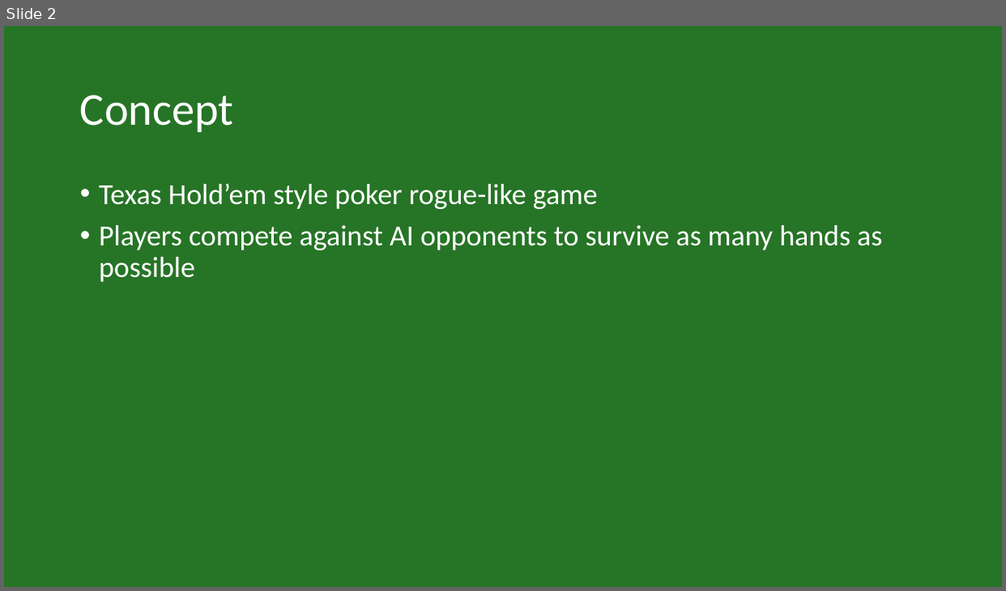
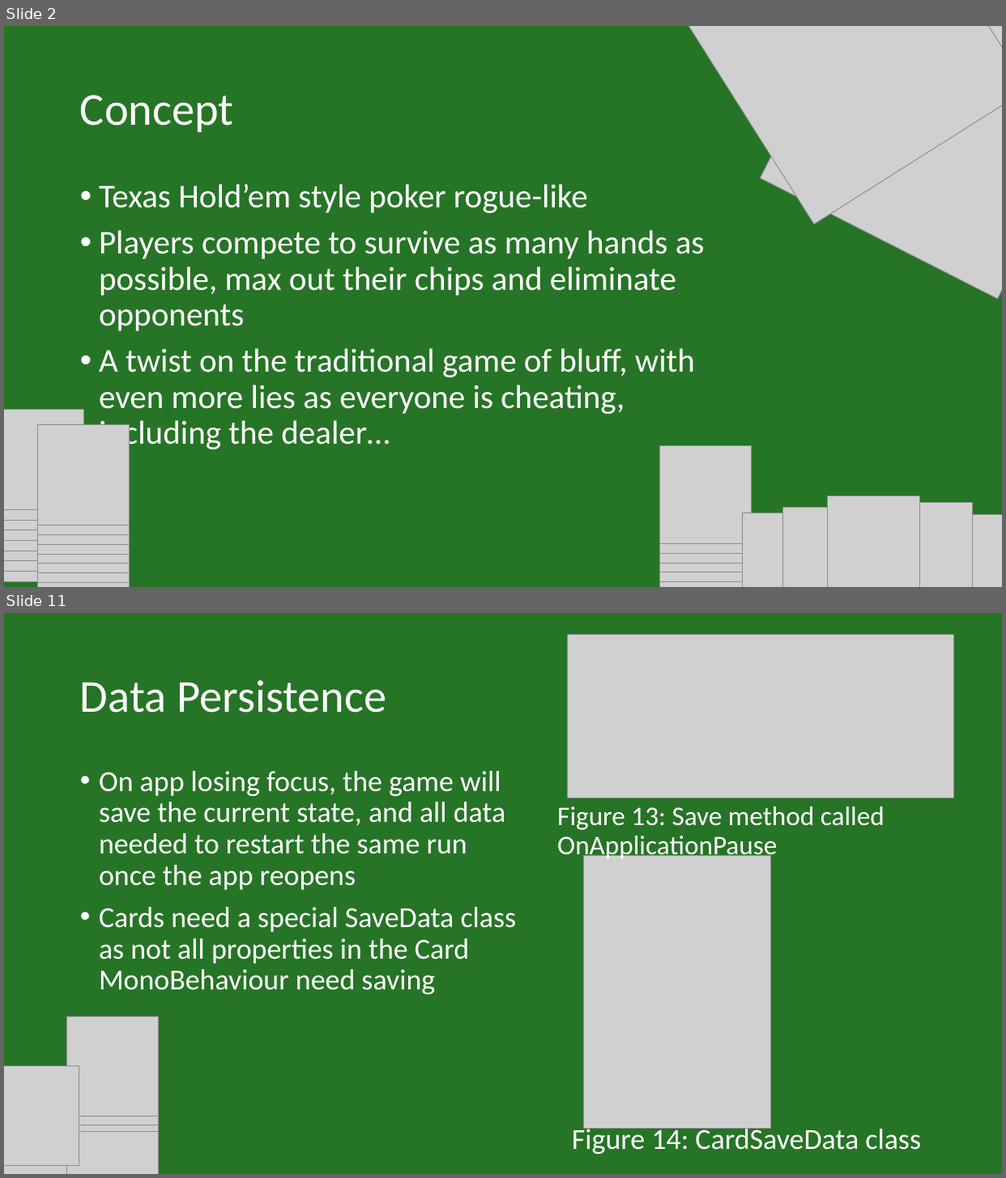
Before and after one commit to IsabelHampton/bluffs-and-bribes, a slide deck: Docs/Bluffs & Bribes Pitch.pptx. Shown one above the other, each under a label of ours: slide 2 before the commit, slides 2 and 11 after it; the slides between them are not shown. The pictures are 1006x591 and 1006x1178 pixels, drawn with LibreOffice and Linux fonts; fonts in the diff are those of the drawing; grey boxes stand for pictures. Boxes give left, top, right and bottom in pixels: in the first picture for what was removed or moved away, otherwise in the second. Text is boxed around its words. In the diff, an @@ line names an element or a change of style, - is before the commit and + after.

```diff
--- a/Docs/Bluffs & Bribes Pitch.pptx
+++ b/Docs/Bluffs & Bribes Pitch.pptx
@@ slide 11 added at box(4, 613, 1002, 1174), background #267426 @@
@@ picture added at box(568, 635, 955, 798) @@
@@ title added at box(80, 680, 386, 713), 44 pt, text #FFFFFF @@
+Data Persistence
@@ text added at box(99, 771, 517, 995), 28 pt, text #FFFFFF @@
+• On app losing focus, the game will save the current state, and all data needed to restart the same run once the app reopens
+• Cards need a special SaveData class as not all properties in the Card MonoBehaviour need saving
@@ text added at box(557, 807, 884, 862), 25.9 pt, text #FFFFFF @@
+Figure 13: Save method called OnApplicationPause
@@ picture added at box(584, 855, 770, 1130) @@
@@ group added at box(4, 1016, 158, 1174): 12 pictures @@
@@ text added at box(572, 1125, 921, 1154), 28 pt, text #FFFFFF @@
+Figure 14: CardSaveData class
@@ slide 2 changed as well @@
@@ picture added at box(678, 26, 1002, 224) @@
@@ picture added at box(760, 26, 1002, 299) @@
@@ text at box(99, 184, 705, 452): text changed; size 28 to 32 pt @@
-• Texas Hold’em style poker rogue-like game
-• Players compete against AI opponents to survive as many hands as possible
+• Texas Hold’em style poker rogue-like
+• Players compete to survive as many hands as possible, max out their chips and eliminate opponents
+• A twist on the traditional game of bluff, with even more lies as everyone is cheating, including the dealer…
@@ group added at box(4, 410, 129, 587): 18 pictures @@
@@ group added at box(661, 446, 1002, 587): 14 pictures @@
```
Also in this commit, not shown: 1 other slide changed, 19 other slides added, 6 slides removed.
